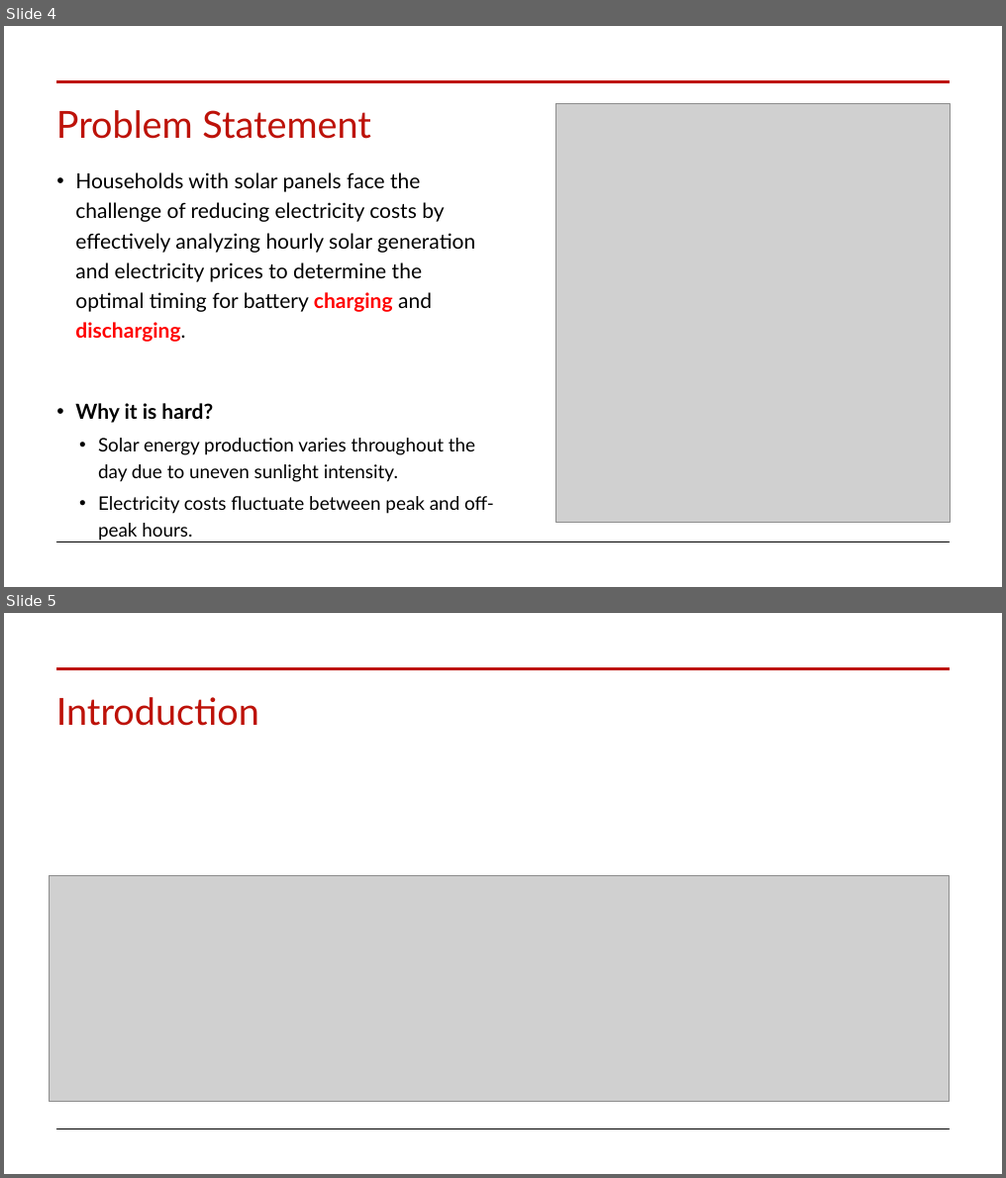
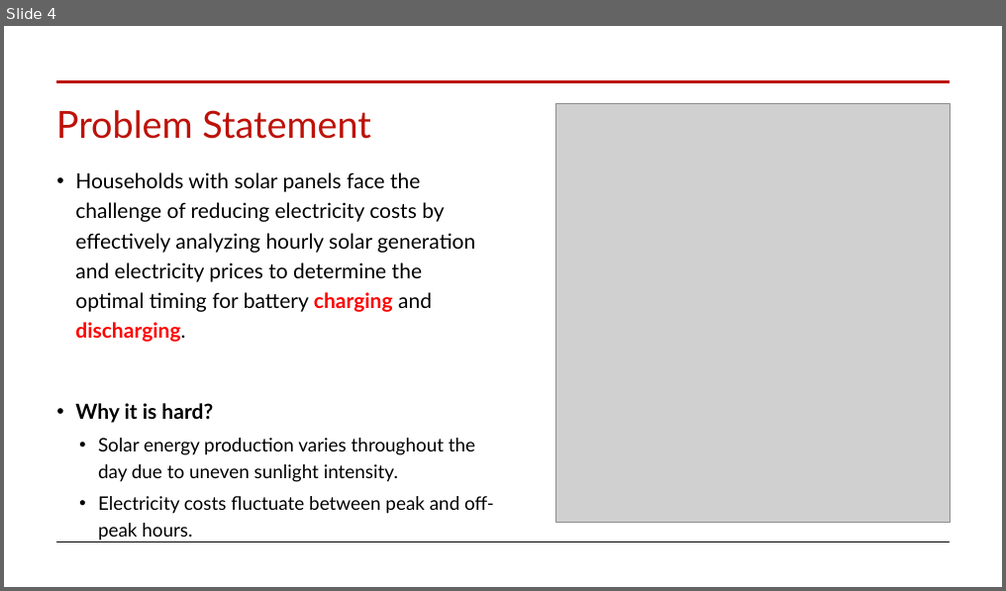
Before and after one commit to auttwitter/DSI-04, a slide deck: projects/project_capstone/Project_Capstone_Presentation.pptx. Shown one above the other, each under a label of ours: slides 4 and 5 before the commit, slide 4 after it. The pictures are 1006x1178 and 1006x591 pixels, drawn with LibreOffice and Linux fonts; fonts in the diff are those of the drawing; grey boxes stand for pictures. Boxes give left, top, right and bottom in pixels: in the first picture for what was removed or moved away, otherwise in the second. Text is boxed around its words. In the diff, an @@ line names an element or a change of style, - is before the commit and + after.

```diff
--- a/projects/project_capstone/Project_Capstone_Presentation.pptx
+++ b/projects/project_capstone/Project_Capstone_Presentation.pptx
@@ slide 5 removed at [4,613,1002,1174], background #FFFFFF @@
@@ line removed from (56, 668) to (949, 668) @@
@@ title removed at [56,697,259,726] @@
-Introduction
@@ picture removed at [49,875,948,1101] @@
@@ line removed from (56, 1130) to (949, 1130) @@
```
Also in this commit, not shown: 6 slides added, 6 other files.
